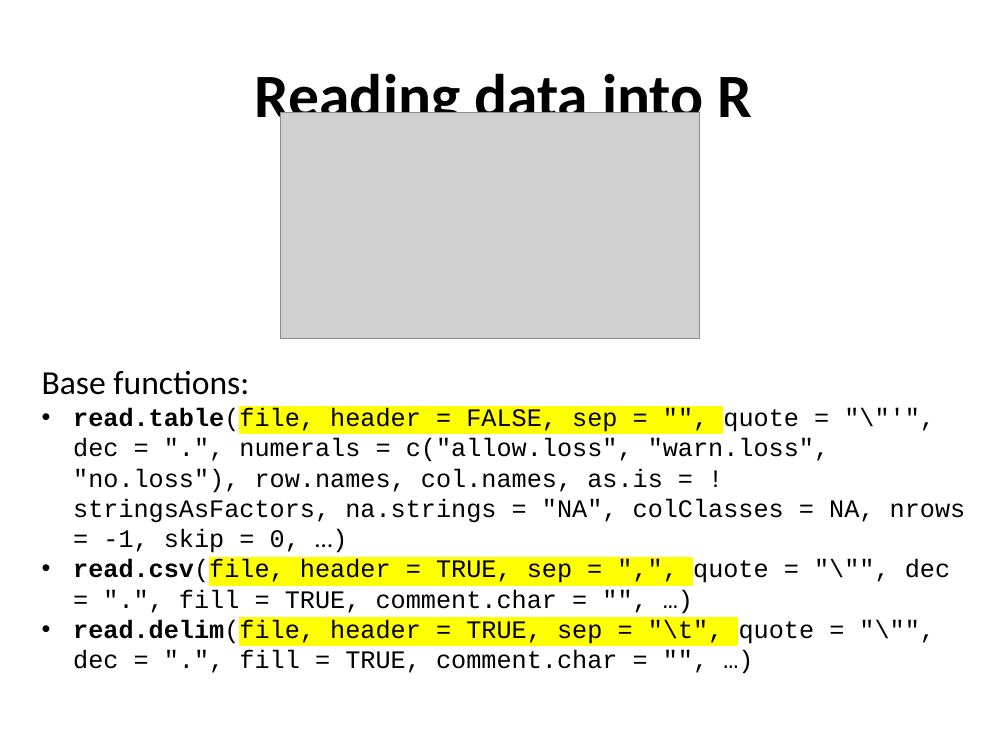
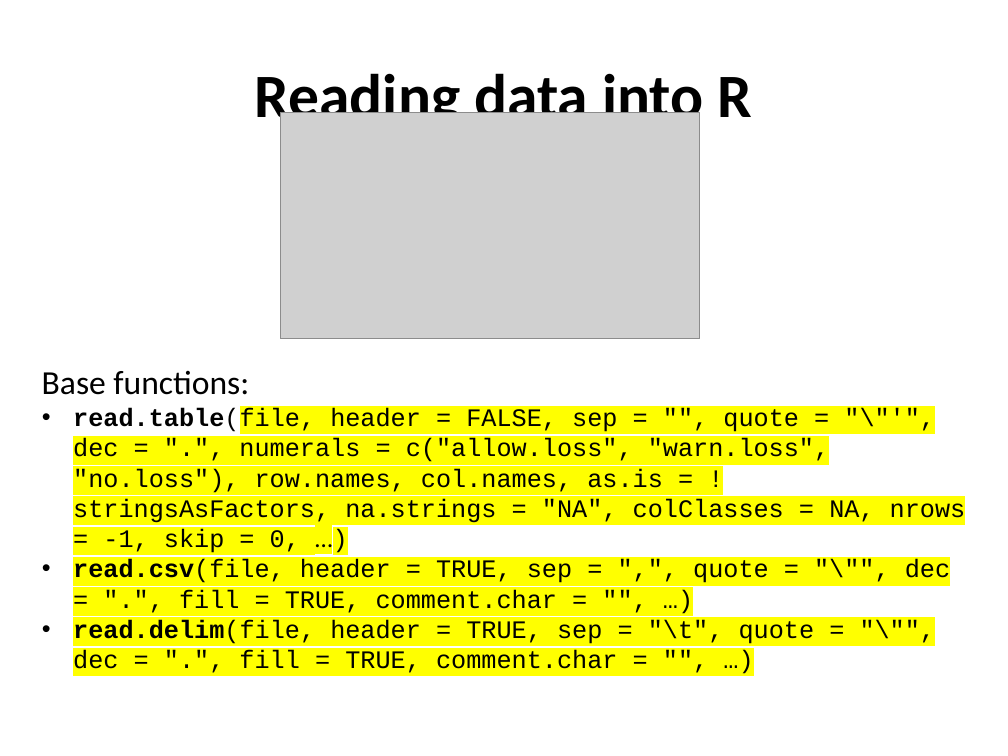
Before and after one commit to sraorao/IFPN_R_intro_MT2022, a slide deck: slide 13 of powerpoint/Session1.pptx. Drawn at 1008x756 pixels with LibreOffice and Linux fonts; fonts in the diff are those of the drawing; grey boxes stand for pictures. Boxes give left, top, right and bottom in pixels: in the first picture for what was removed or moved away, otherwise in the second. Text is boxed around its words. In the diff, an @@ line names an element or a change of style, - is before the commit and + after.

```diff
--- a/powerpoint/Session1.pptx
+++ b/powerpoint/Session1.pptx
@@ text at [73,408,966,677]: highlight none to #FFFF00 in "quote = "\"'", dec = ".", numerals ...", "read.csv(file, quote = "\"", dec = ".", ...", "read.delim(file, quote = "\"", dec = ".", ..." @@
```
Also in this commit, not shown: 11 other slides changed, 1 slide added.
